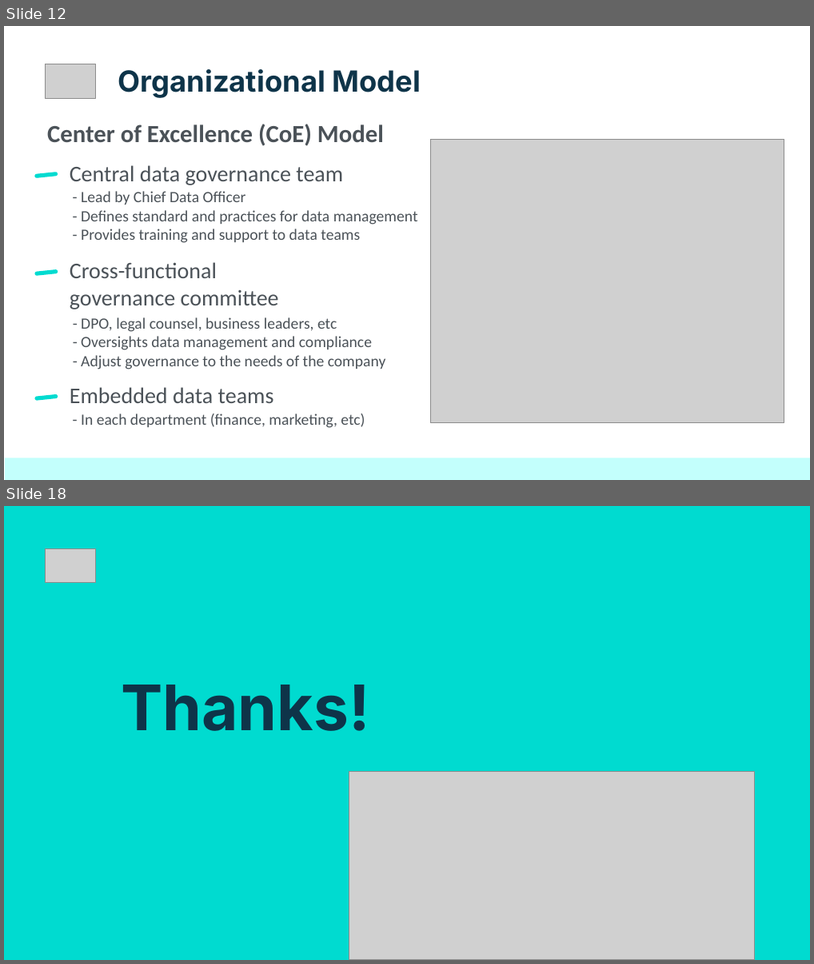
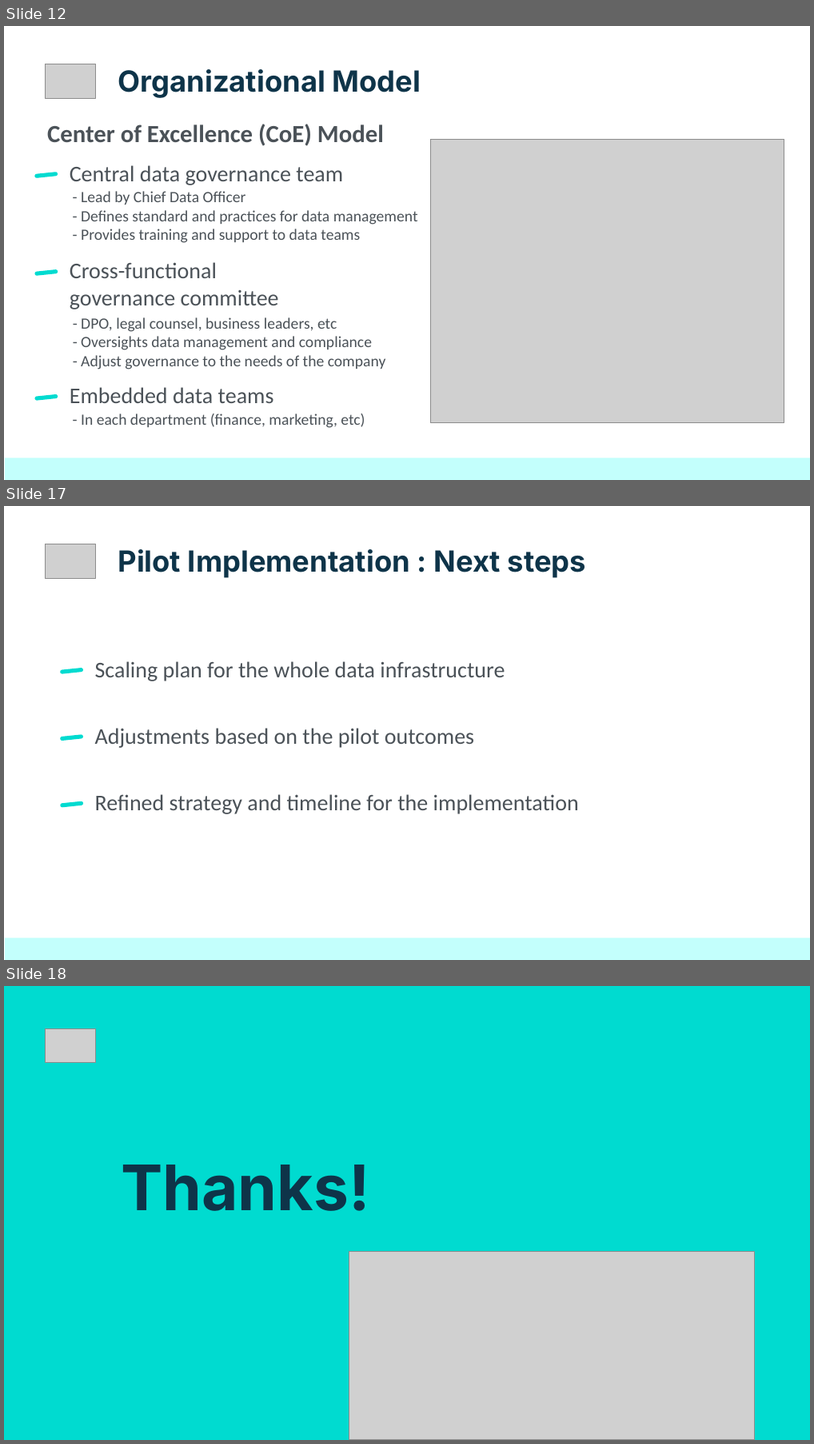
Before and after one commit to netesf13d/jedha-projects, a slide deck: 2-01-Spotify_Data_Governance/presentation/Presentation - 2-01 - Spotify Data Governance.odp. Shown one above the other, each under a label of ours: slides 12 and 18 before the commit, slides 12, 17 and 18 after it; the slides between them are not shown. The pictures are 814x964 and 814x1444 pixels, drawn with LibreOffice and Linux fonts; fonts in the diff are those of the drawing; grey boxes stand for pictures. Boxes give left, top, right and bottom in pixels: in the first picture for what was removed or moved away, otherwise in the second. Text is boxed around its words. In the diff, an @@ line names an element or a change of style, - is before the commit and + after.

```diff
--- a/2-01-Spotify_Data_Governance/presentation/Presentation - 2-01 - Spotify Data Governance.odp
+++ b/2-01-Spotify_Data_Governance/presentation/Presentation - 2-01 - Spotify Data Governance.odp
@@ slide 17 added at (4, 506, 810, 960), background #FFFFFF @@
@@ picture added at (45, 544, 96, 578) @@
@@ title added at (118, 549, 586, 578), 26 pt, text #0E3449, bold @@
+Pilot Implementation : Next steps
@@ rounded rectangle added at (60, 668, 84, 674), fill #00DBD0 @@
@@ title added at (95, 661, 505, 681), 20 pt, text #4B5258 @@
+Scaling plan for the whole data infrastructure
@@ rounded rectangle added at (60, 734, 84, 740), fill #00DBD0 @@
@@ title added at (95, 728, 474, 748), 20 pt, text #4B5258 @@
+Adjustments based on the pilot outcomes
@@ rounded rectangle added at (60, 800, 84, 807), fill #00DBD0 @@
@@ title added at (95, 794, 579, 814), 20 pt, text #4B5258 @@
+Refined strategy and timeline for the implementation
@@ rectangle added at (5, 937, 810, 959), fill #C3FFFC @@
```
Also in this commit, not shown: 4 slides changed, 4 other slides added, 5 slides removed, 4 other files.
